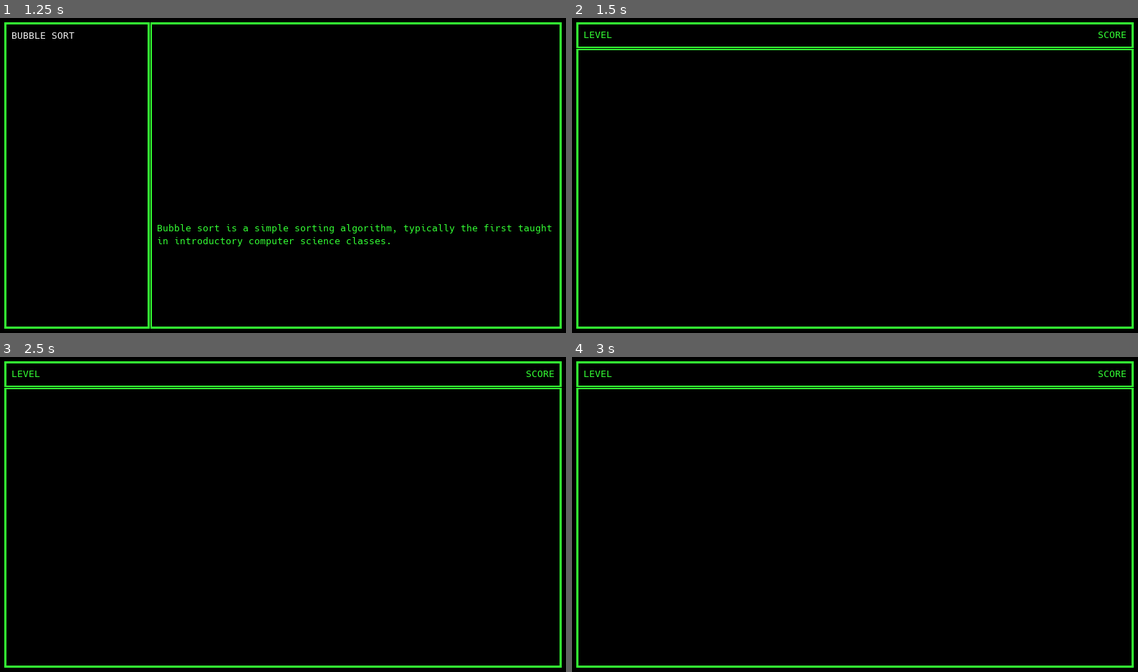
Above: before the commit, frames 1-4 (two rows, left to right).
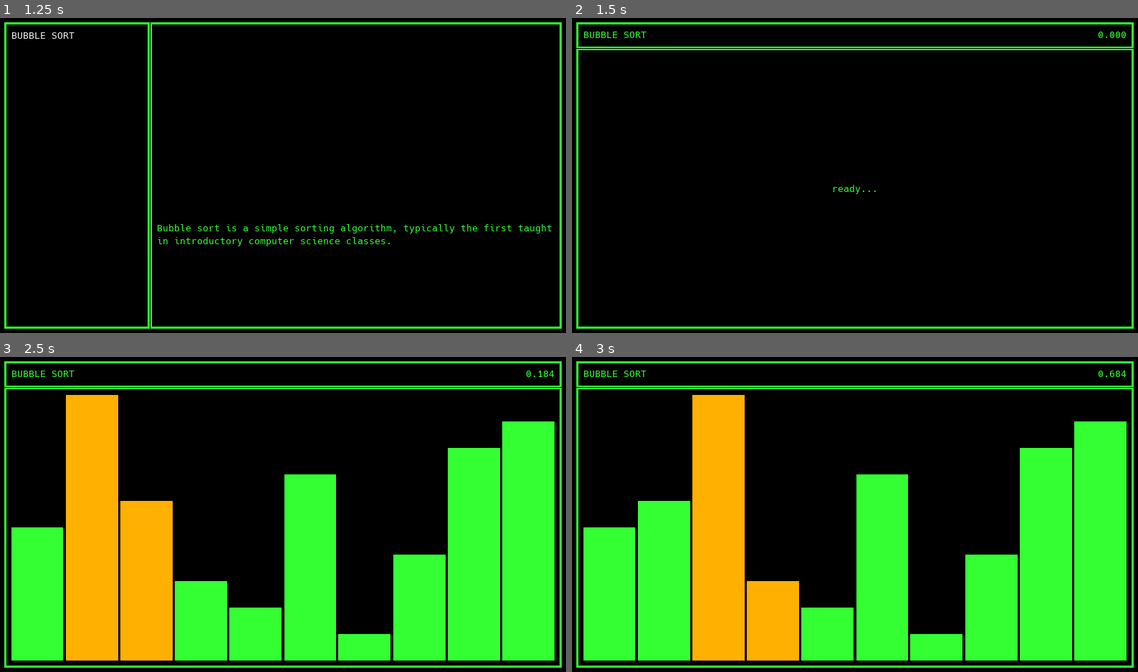
Above: after the commit, the same moments.

Repository: danielzting/algorithm-simulator
Game: Godot game, scene res://scenes/menu.tscn
The game is run twice, just before and just after one commit, with the same random seed, the same clock (stepped at 60 frames per second) and the same inputs.
Inputs:
- Up to frame 1 (1.25 s): click "start" at 0.5 s
- Up to frame 2 (1.5 s): click "BUBBLE SORT" at 1.25 s
- Up to frame 3 (2.5 s): tap Enter at 2 s; hold Left (no_swap) from 2.03 s (still down); tap Right (swap) at 2.3 s
- Up to frame 4 (3 s): release Left (no_swap) at 2.78 s; tap Right (swap) at 2.85 s

Frame 1 is identical in both runs. In frame 2, 0.2% of the frame differs, in the area x 2-98%, y 4-56%; in frame 3, 43%, in the area x 2-98%, y 4-97%; in frame 4, 43%.
Error before the commit: Parse Error: The class "BubbleSort" was found in global scope, but its script couldn't be loaded. (res://scripts/play.gd:30)

Commit message:
feat: add feedback and end scene
The controls are now disabled for one second when the user makes a
mistake and a blank end screen is triggered upon completion.

Diff:
--- a/levels/bubble_sort.gd
+++ b/levels/bubble_sort.gd
@@ -1,15 +1,27 @@
 extends ComparisonSort
 class_name BubbleSort
+
+var swapped = false
 
 func _init(array).(array):
 	pass
 
-func next(action):
-	if action == "swap":
+func check(action):
+	if array.get(index) > array.get(index + 1):
+		return action == "swap"
+	else:
+		return action == "no_swap"
+
+func next():
+	if array.get(index) > array.get(index + 1):
 		array.swap(index, index + 1)
+		swapped = true
 	index += 1
 	if index == array.size - 1:
+		if not swapped:
+			emit_signal("done")
 		index = 0
+		swapped = false
 
 func emphasized(i):
 	return i == index or i == index + 1
--- a/levels/comparison_sort.gd
+++ b/levels/comparison_sort.gd
@@ -1,20 +1,43 @@
 extends Node
 class_name ComparisonSort
 
+signal done
+signal mistake
+
+const ACTIONS = ["swap", "no_swap"]
+
 var array: ArrayModel
 var index = 0
+var timer = Timer.new()
+var active = true
 
 func _init(array):
 	self.array = array
+	timer.one_shot = true
+	timer.connect("timeout", self, "_on_Timer_timeout")
+	add_child(timer)
+	self.connect("mistake", self, "_on_ComparisonSort_mistake")
 
-func next(action):
+func check(action):
 	pass
 
-func emphasized(i):
+func next():
 	pass
 
+func _on_ComparisonSort_mistake():
+	active = false
+	timer.start(1)
+
+func _on_Timer_timeout():
+	active = true
+
 func _input(event):
-	if event.is_action_pressed("swap"):
-		next("swap")
-	elif event.is_action_pressed("no_swap"):
-		next("no_swap")
+	if not active:
+		return
+
+	for action in ACTIONS:
+		if event.is_action_pressed(action):
+			if check(action):
+				next()
+			else:
+				emit_signal("mistake")
--- a/models/array_model.gd
+++ b/models/array_model.gd
@@ -17,6 +17,12 @@
 func get(i):
 	return array[i]
 
+func is_sorted():
+	for i in range(size - 1):
+		if array[i] > array[i + 1]:
+			return false
+	return true
+
 func swap(i, j):
 	var temp = array[i]
 	array[i] = array[j]
--- a/project.godot
+++ b/project.godot
@@ -22,12 +22,12 @@
 "base": "ComparisonSort",
 "class": "BubbleSort",
 "language": "GDScript",
-"path": "res://algorithms/bubble_sort.gd"
+"path": "res://levels/bubble_sort.gd"
 }, {
 "base": "Node",
 "class": "ComparisonSort",
 "language": "GDScript",
-"path": "res://algorithms/comparison_sort.gd"
+"path": "res://levels/comparison_sort.gd"
 } ]
 _global_script_class_icons={
 "ArrayModel": "",
--- /dev/null
+++ b/scenes/end.tscn
@@ -0,0 +1,8 @@
+[gd_scene format=2]
+
+[node name="Viewport" type="MarginContainer"]
+anchor_right = 1.0
+anchor_bottom = 1.0
+__meta__ = {
+"_edit_use_anchors_": false
+}
--- a/scripts/play.gd
+++ b/scripts/play.gd
@@ -8,7 +8,6 @@
 	var label = Label.new()
 	label.text = "ready..."
 	label.align = Label.ALIGN_CENTER
-	label.set_anchors_preset(Control.PRESET_HCENTER_WIDE)
 	$DisplayBorder.add_child(label)
 
 func _process(delta):
@@ -22,8 +21,14 @@
 	$DisplayBorder.get_child(0).queue_free()
 	# Load level
 	var array = ArrayModel.new(10)
-	var level
-	match scene.get_param("level"):
+	var level = getLevel(scene.get_param("level")).new(array)
+	level.connect("done", self, "_on_Level_done")
+	$DisplayBorder.add_child(ArrayView.new(level))
+
+func getLevel(level):
+	match level:
 		"BUBBLE SORT":
-			level = BubbleSort.new(array)
-	$DisplayBorder.add_child(ArrayView.new(level))
+			return BubbleSort
+
+func _on_Level_done():
+	scene.change_scene("res://scenes/end.tscn")
--- a/views/array_view.gd
+++ b/views/array_view.gd
@@ -8,6 +8,7 @@
 var rects = []
 
 func _init(level):
+	level.connect("mistake", self, "_on_Level_mistake")
 	add_child(level)
 	self.level = level
 	for i in range(level.array.size):
@@ -22,3 +23,6 @@
 		rects[i].rect_scale.y = -1 # Override parent Control scale
 		rects[i].color = ORANGE if level.emphasized(i) else GREEN
 		rects[i].rect_size.y = rect_size.y * level.array.get(i) / level.array.size
+
+func _on_Level_mistake():
+	pass
